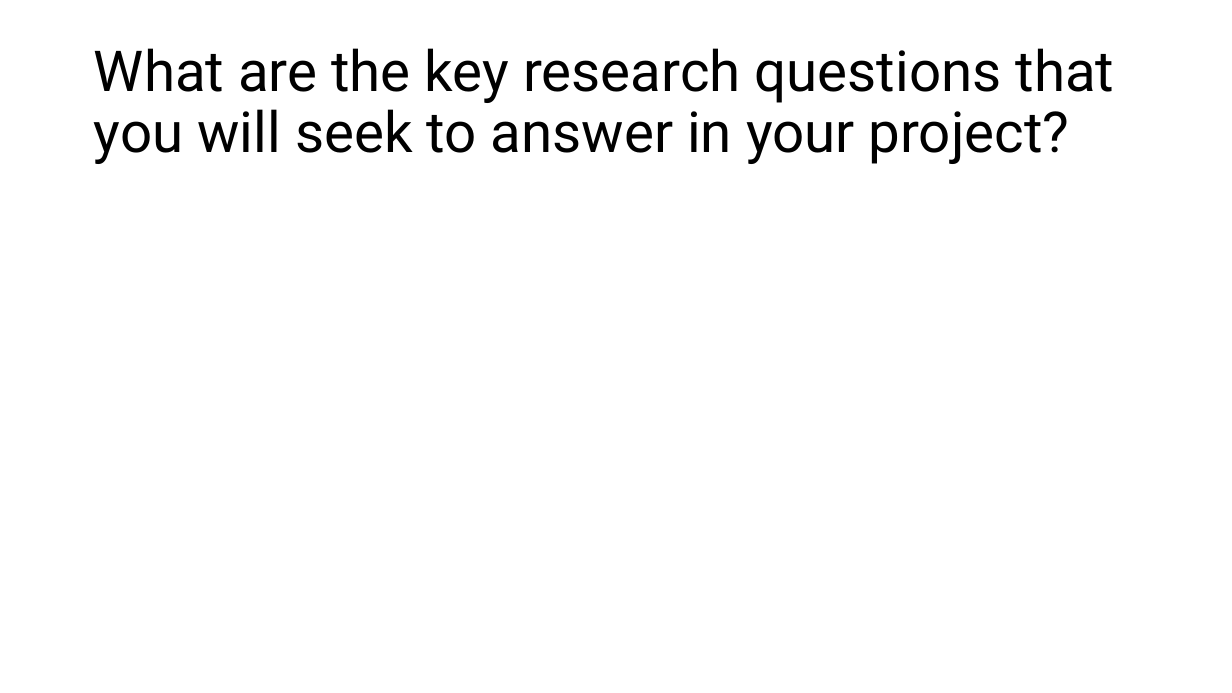
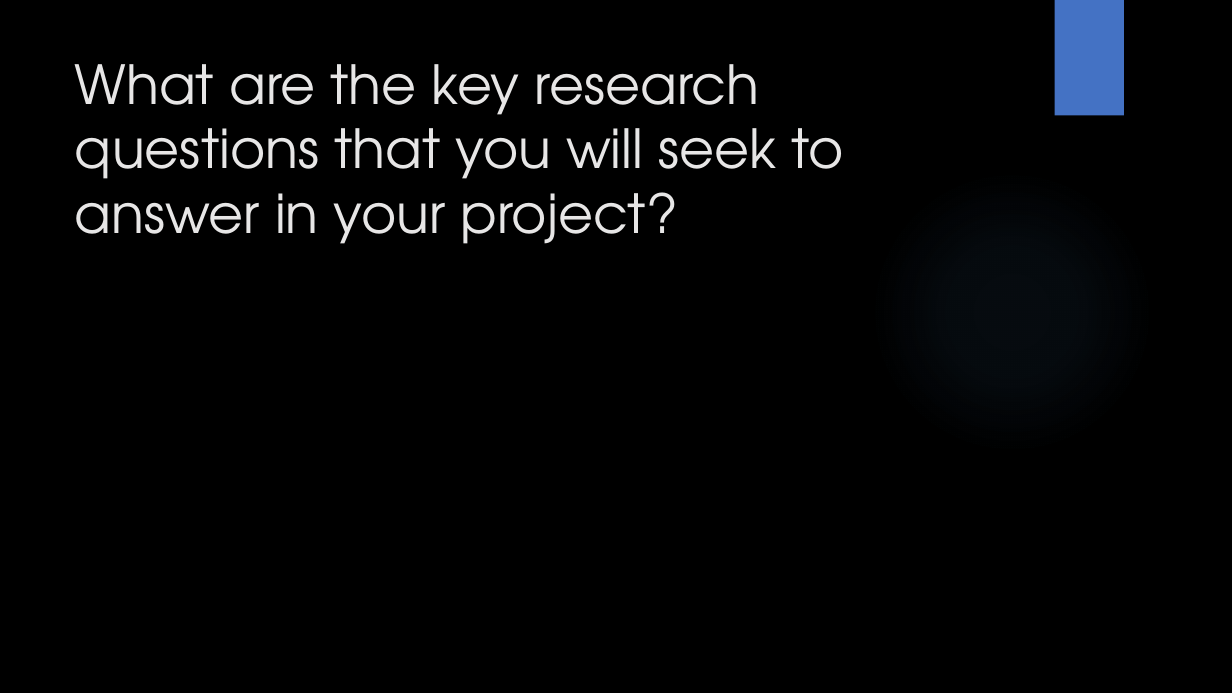
Before and after one commit to Mdot5596/MA-Dissertation, a slide deck: slide 5 of Project Proposal/GAM708 Proposal Presentation.pptx. Drawn at 1232x693 pixels with LibreOffice and Linux fonts; fonts in the diff are those of the drawing; background and template pictures are left out. Boxes give left, top, right and bottom in pixels: in the first picture for what was removed or moved away, otherwise in the second. Text is boxed around its words. In the diff, an @@ line names an element or a change of style, - is before the commit and + after.

```diff
--- a/Project Proposal/GAM708 Proposal Presentation.pptx
+++ b/Project Proposal/GAM708 Proposal Presentation.pptx
@@ background #FFFFFF to picture (left out) @@
@@ rectangle added at (1055,0,1124,116), fill #4472C4 @@
@@ title "What are the key research ...": place and size @@
-title "What are the key research ..." at (94,48,1115,164)
+title "What are the key research ..." at (75,64,843,244)
@@ title "What are the key research ..." at (75,64,843,244): size 44 to 42 pt, font Roboto to TeX Gyre Adventor, text colour #000000 to #E7E6E6; line spacing 0.9 to 1; vertical alignment middle to top @@
@@ ellipse added at (870,169,1154,454), fill gradient #5B9BD5 @@
```
Also in this commit, not shown: 5 other slides changed, 2 slides added, 2 slides removed, 3 other files.
